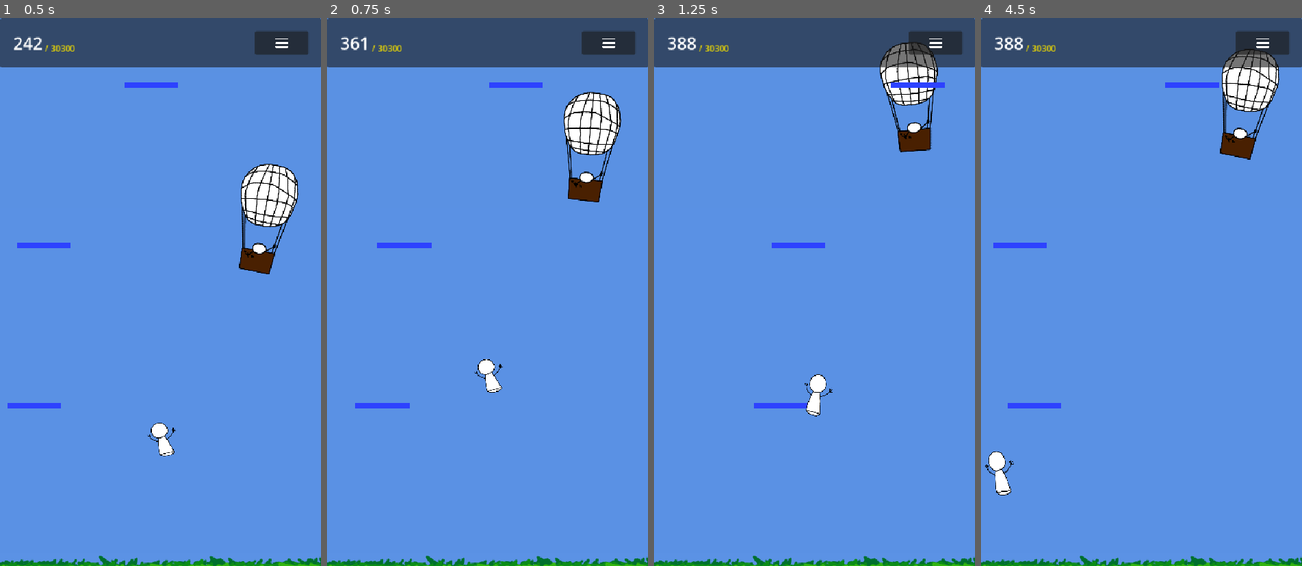
Above: before the commit, frames 1-4 (left to right).
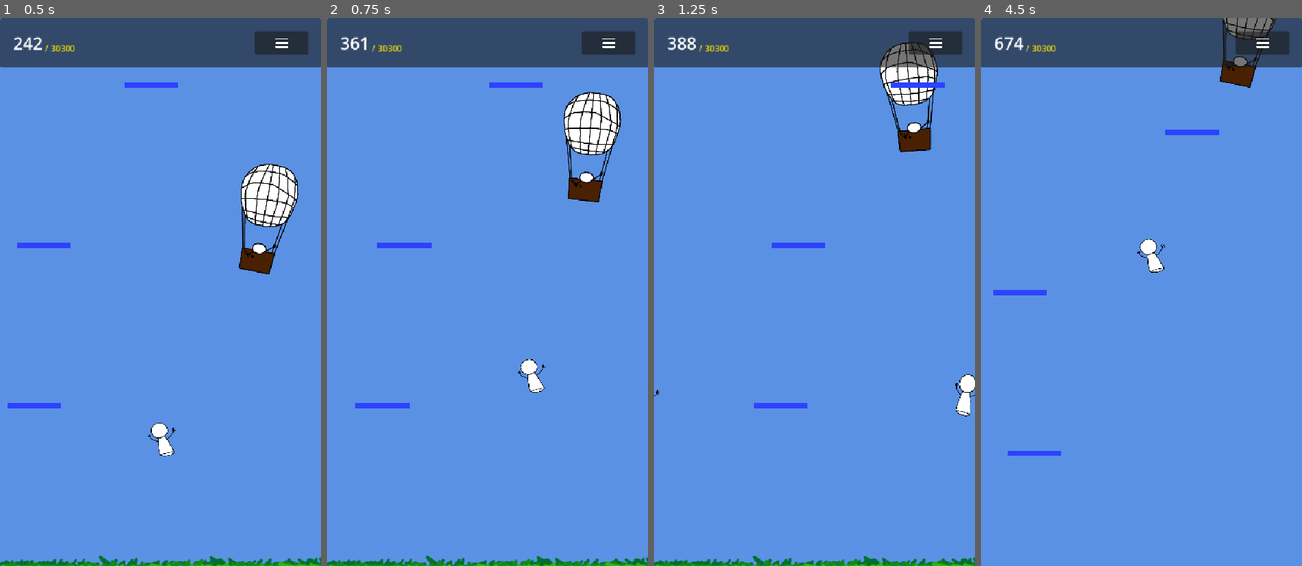
Above: after the commit, the same moments.

Repository: imLymei/mothers-day-game
Game: Godot game, scene res://Scenes/World/World.tscn
Same seed, same stepped clock (60 frames per second), same inputs: the game is played once before the commit and once after it.
Inputs (mouse positions are in pixels of both pictures, inside the frame that each line leads up to):
- Up to frame 1 (0.5 s): no input
- Up to frame 2 (0.75 s): move the mouse to (558, 264) at 0.52 s; hold Right (ui_right) from 0.53 s (still down); click (558, 264) at 0.67 s
- Up to frame 3 (1.25 s): keep holding Right (ui_right)
- Up to frame 4 (4.5 s): release Right (ui_right) at 1.25 s; drag from (1077, 319) to (1125, 401) at 1.27 s; move the mouse to (1173, 171) at 2.02 s; hold Left (ui_left) 2.03-2.75 s; drag from (1125, 401) to (1045, 209) at 2.77 s; move the mouse to (1237, 374) at 3.52 s; hold Right (ui_right) 3.53-4.25 s; drag from (1045, 209) to (1093, 155) at 4.27 s

Frame 1 is identical in both runs. In frame 2, 0.5% of the frame differs, in the area x 45-69%, y 62-69%; in frame 3, 0.6%; in frame 4, 5.5%, in the area x 0-100%, y 0-100%.

Commit message:
feat: add keyboard inputs handle

Diff:
--- a/Scenes/Player/Player.gd
+++ b/Scenes/Player/Player.gd
@@ -112,6 +112,8 @@
 				current_direction = -1
 			else:
 				current_direction = 1
+	elif not is_touching and touch_index == -1:
+		current_direction = Input.get_axis("ui_left", "ui_right")
 
 
 # Codigo de Logica Para Animacoes
